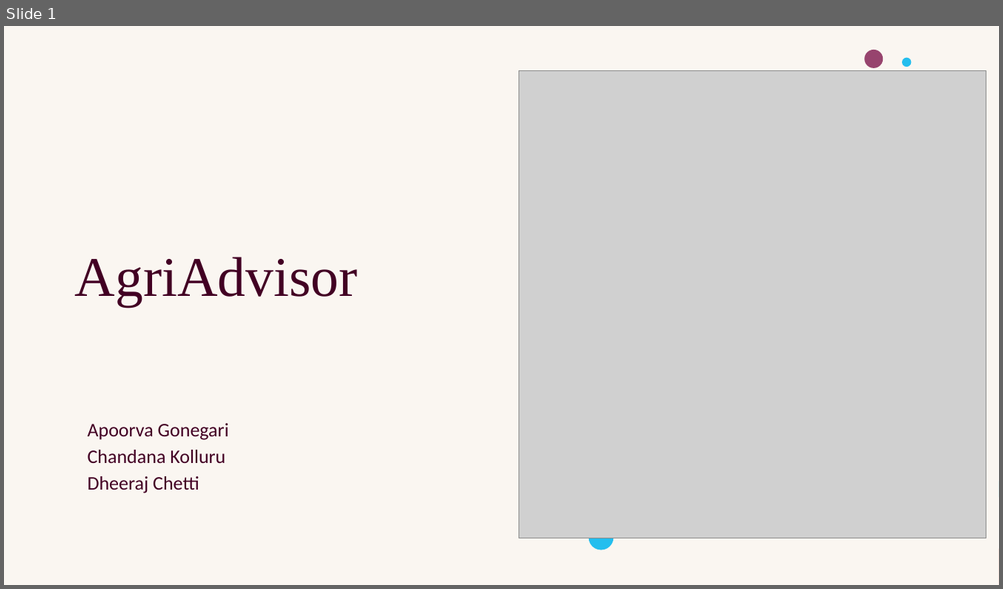
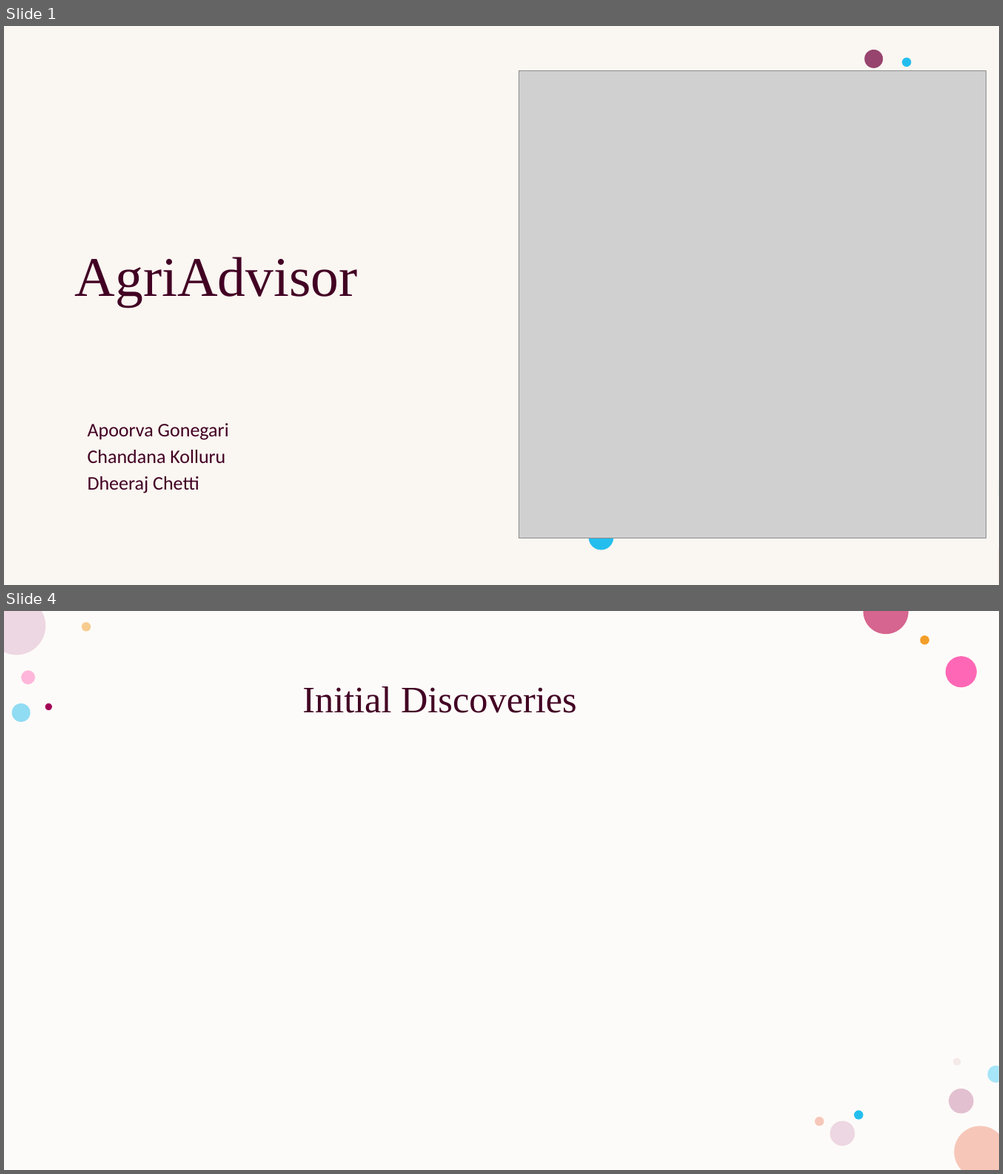
Before and after one commit to chandana341/DSCapstone, a slide deck: AgriAdvisor.pptx. Shown one above the other, each under a label of ours: slide 1 before the commit, slides 1 and 4 after it; the slides between them are not shown. The pictures are 1003x589 and 1003x1174 pixels, drawn with LibreOffice and Linux fonts; fonts in the diff are those of the drawing; grey boxes stand for pictures. Boxes give left, top, right and bottom in pixels: in the first picture for what was removed or moved away, otherwise in the second. Text is boxed around its words. In the diff, an @@ line names an element or a change of style, - is before the commit and + after.

```diff
--- a/AgriAdvisor.pptx
+++ b/AgriAdvisor.pptx
@@ slide 4 added at [4, 611, 999, 1170], background #FFFFFF; not listed: 4 template elements that a slide beside it also shows @@
@@ rectangle added at [4, 611, 999, 1170], fill #FDFBF9 @@
@@ title added at [302, 686, 577, 713], 36 pt, text #420023 @@
+Initial Discoveries
@@ group added at [11, 622, 977, 1146]: 11 ellipses @@
```
Also in this commit, not shown: 4 slides changed, 3 other slides added.
